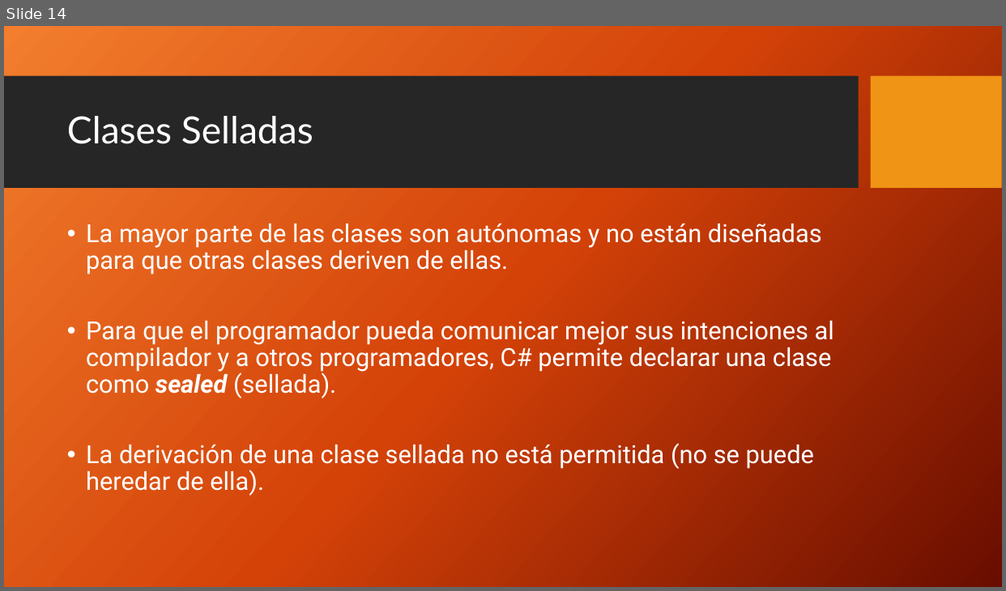
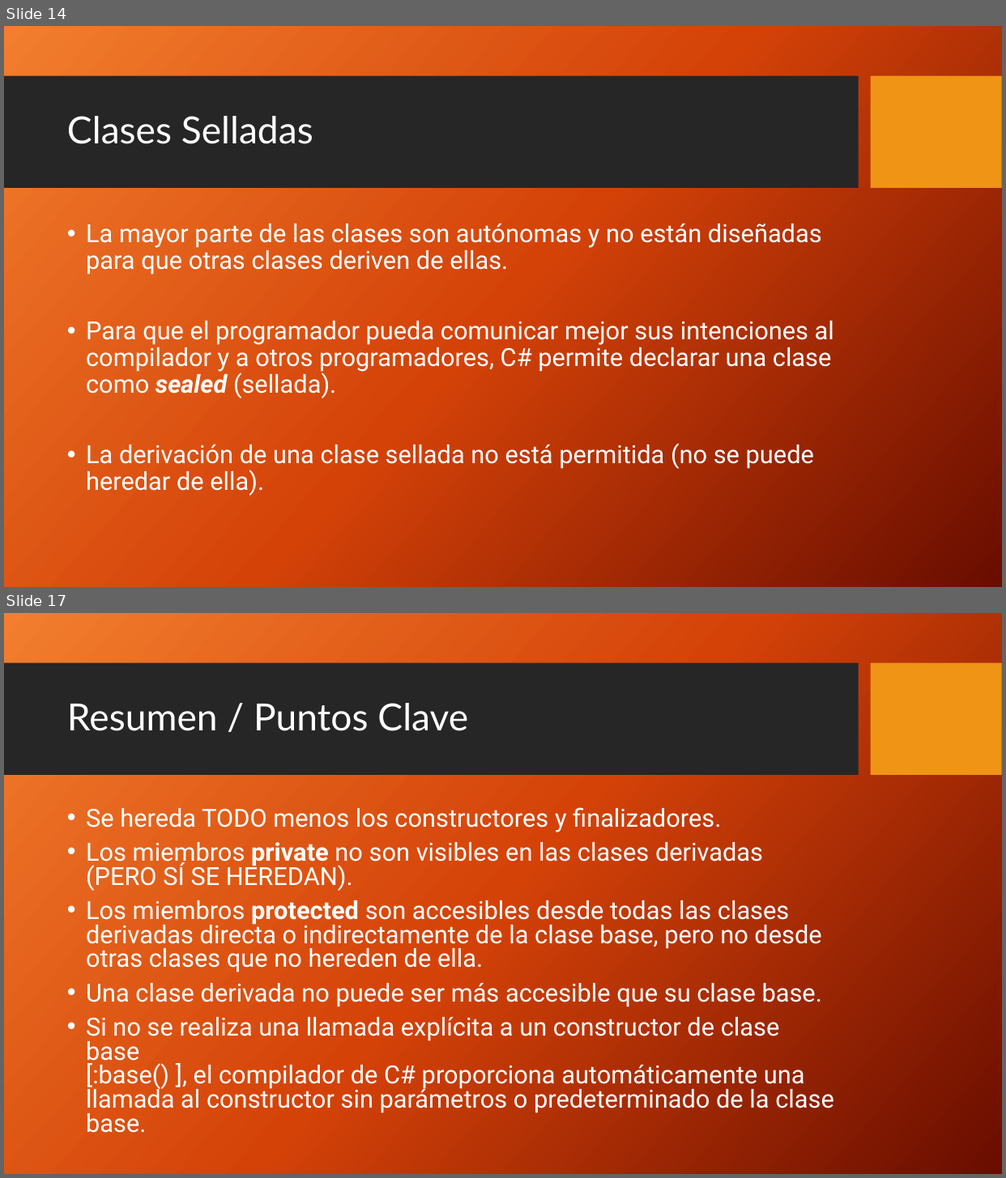
Before and after one commit to FedeDavila1984/utn_prog_y_lab_II, a slide deck: PPTs/ProgramacionII_Clase_09-2018.pptx. Shown one above the other, each under a label of ours: slide 14 before the commit, slides 14 and 17 after it; the slides between them are not shown. The pictures are 1006x591 and 1006x1178 pixels, drawn with LibreOffice and Linux fonts; fonts in the diff are those of the drawing; background and template pictures are left out. Boxes give left, top, right and bottom in pixels: in the first picture for what was removed or moved away, otherwise in the second. Text is boxed around its words. In the diff, an @@ line names an element or a change of style, - is before the commit and + after.

```diff
--- a/PPTs/ProgramacionII_Clase_09-2018.pptx
+++ b/PPTs/ProgramacionII_Clase_09-2018.pptx
@@ slide 17 added at [4,613,1002,1174], background picture (left out); not listed: 2 template elements that a slide beside it also shows @@
@@ title added at [67,703,468,731], 36 pt, text #FFFFFF @@
+Resumen / Puntos Clave
@@ text added at [86,807,834,1133], 24 pt, text #FFFFFF @@
+• Se hereda TODO menos los constructores y finalizadores.
+• Los miembros private no son visibles en las clases derivadas (PERO SÍ SE HEREDAN).
+• Los miembros protected son accesibles desde todas las clases derivadas directa o indirectamente de la clase base, pero no desde otras clases que no hereden de ella.
+• Una clase derivada no puede ser más accesible que su clase base.
+• Si no se realiza una llamada explícita a un constructor de clase base
+  [:base() ], el compilador de C# proporciona automáticamente una llamada al constructor sin parámetros o predeterminado de la clase base.
```
Also in this commit, not shown: 1 slide changed, 2 other slides added, 9 other files.
